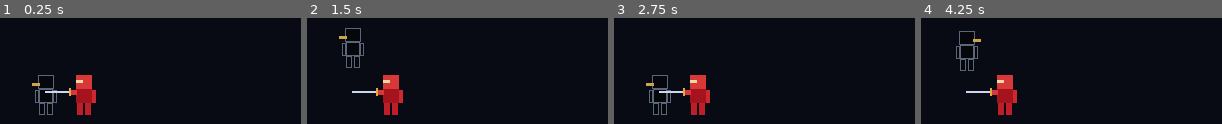
Above: before the commit, frames 1-4 (left to right).
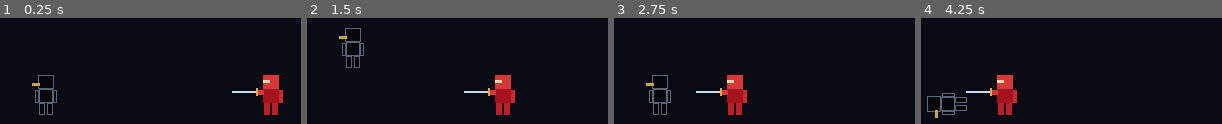
Above: after the commit, the same moments.

Repository: selymax79/Moonfall-Dojo
Game: Godot game, scene res://scenes/main.tscn
The game is run twice, just before and just after one commit, with the same random seed, the same clock (stepped at 60 frames per second) and the same inputs.
Inputs:
- Up to frame 1 (0.25 s): no input
- Up to frame 2 (1.5 s): hold Right (turn_right) 0.53-1.28 s; hold Down (duck) 0.53-1.28 s; tap Up (jump) at 0.77, 1.07 s; tap X (kick) at 0.8, 1.35 s; hold Left (turn_left) from 1.28 s (still down)
- Up to frame 3 (2.75 s): tap Up (jump) at 1.52, 1.82, 2.3 s; tap Z (punch) at 1.55 s; release Left (turn_left) at 2.03 s; hold Right (turn_right) from 2.03 s (still down); hold Z (punch) from 2.03 s (still down)
- Up to frame 4 (4.25 s): release Z (punch) at 2.78 s; tap Up (jump) at 2.85, 3.02, 3.32, 3.77, 4.07 s; tap Down (duck) at 3.05 s; release Right (turn_right) at 3.53 s; hold Left (turn_left) from 3.53 s (still down); hold Down (duck) from 3.53 s (still down); tap X (kick) at 3.8 s

The runs differ from the first frame. In frame 1, 4.6% of the frame differs, in the area x 14-95%, y 53-92%; in frame 2, 4.6%; in frame 3, 4.5%; in frame 4, 1.6%.

Commit message:
Add Red Assassin combat and player death

Diff:
--- a/scenes/main.tscn
+++ b/scenes/main.tscn
@@ -1,12 +1,14 @@
-[gd_scene load_steps=3 format=3]
+[gd_scene load_steps=4 format=3]
 
 [ext_resource type="PackedScene" path="res://scenes/player.tscn" id="1_player"]
 [ext_resource type="PackedScene" path="res://scenes/red_assassin.tscn" id="2_enemy"]
+[ext_resource type="Script" path="res://scripts/main.gd" id="3_main"]
 
 [node name="Main" type="Node2D"]
+script = ExtResource("3_main")
 
 [node name="Player" parent="." instance=ExtResource("1_player")]
 position = Vector2(320, 300)
 
 [node name="RedAssassin" parent="." instance=ExtResource("2_enemy")]
-position = Vector2(358, 300)
+position = Vector2(560, 300)
--- a/scenes/player.tscn
+++ b/scenes/player.tscn
@@ -8,8 +8,21 @@
 [sub_resource type="RectangleShape2D" id="KickShape"]
 size = Vector2(32, 6)
 
+[sub_resource type="RectangleShape2D" id="BodyShape"]
+resource_local_to_scene = true
+size = Vector2(16, 40)
+
 [node name="Player" type="Node2D"]
 script = ExtResource("1_player")
+
+[node name="Hurtbox" type="Area2D" parent="."]
+collision_layer = 4
+collision_mask = 0
+monitoring = false
+
+[node name="Body" type="CollisionShape2D" parent="Hurtbox"]
+position = Vector2(0, -20)
+shape = SubResource("BodyShape")
 
 [node name="AttackShapes" type="Area2D" parent="."]
 collision_layer = 0
--- a/scenes/red_assassin.tscn
+++ b/scenes/red_assassin.tscn
@@ -1,9 +1,12 @@
-[gd_scene load_steps=3 format=3]
+[gd_scene load_steps=4 format=3]
 
 [ext_resource type="Script" path="res://scripts/red_assassin.gd" id="1"]
 
 [sub_resource type="RectangleShape2D" id="Body"]
 size = Vector2(16, 40)
+
+[sub_resource type="RectangleShape2D" id="BladeShape"]
+size = Vector2(26, 2)
 
 [node name="RedAssassin" type="Area2D"]
 collision_layer = 2
@@ -39,14 +42,27 @@
 color = Color(0.95, 0.85, 0.65, 1)
 polygon = PackedVector2Array(-8, -35, -1, -35, -1, -32, -8, -32)
 
-[node name="SwordArm" type="Polygon2D" parent="."]
+[node name="Sword" type="Node2D" parent="."]
+
+[node name="Attack" type="Area2D" parent="Sword"]
+collision_layer = 0
+collision_mask = 0
+monitoring = false
+monitorable = false
+
+[node name="BladeShape" type="CollisionShape2D" parent="Sword/Attack"]
+position = Vector2(-26, -23)
+shape = SubResource("BladeShape")
+disabled = true
+
+[node name="SwordArm" type="Polygon2D" parent="Sword"]
 color = Color(0.85, 0.22, 0.22, 1)
 polygon = PackedVector2Array(-13, -25, -7, -25, -7, -20, -13, -20)
 
-[node name="Blade" type="Polygon2D" parent="."]
+[node name="Blade" type="Polygon2D" parent="Sword"]
 color = Color(0.8, 0.85, 0.95, 1)
 polygon = PackedVector2Array(-39, -24, -13, -24, -13, -22, -39, -22)
 
-[node name="Guard" type="Polygon2D" parent="."]
+[node name="Guard" type="Polygon2D" parent="Sword"]
 color = Color(0.9, 0.65, 0.25, 1)
 polygon = PackedVector2Array(-15, -27, -13, -27, -13, -19, -15, -19)
--- /dev/null
+++ b/scripts/main.gd
@@ -0,0 +1,15 @@
+extends Node2D
+
+@onready var player = $Player
+@onready var assassin = $RedAssassin
+
+
+func _physics_process(delta: float) -> void:
+	player.advance_tick(delta)
+	if not is_instance_valid(assassin):
+		return
+	assassin.advance_tick(delta, player.position.x, player.is_dead)
+	# Player hits always resolve first, including simultaneous valid strikes.
+	player.resolve_attack(assassin)
+	if not assassin.is_dead:
+		assassin.resolve_attack(player)
--- a/scripts/player.gd
+++ b/scripts/player.gd
@@ -5,14 +5,15 @@
 const PUNCH_HOLD_DURATION: float = 0.08
 const PUNCH_RECOVERY_DURATION: float = 0.16
 const KICK_EXTENSION_DURATION: float = 0.08
-const KICK_HOLD_DURATION: float = 0.10
-const KICK_RECOVERY_DURATION: float = 0.22
+const KICK_HOLD_DURATION: float = 0.16
+const KICK_RECOVERY_DURATION: float = 0.16
 const DUCK_CROUCH_DURATION: float = 0.08
 const DUCK_HOLD_DURATION: float = 0.20
 const DUCK_RECOVERY_DURATION: float = 0.17
 const DUCK_HEIGHT_SCALE: float = 0.45
 const JUMP_DURATION: float = 0.60
 const JUMP_HEIGHT: float = 55.0
+const DEATH_DURATION: float = 0.40
 const PUNCH_EXTENDED_SCALE: float = 1.5
 const KICK_EXTENDED_SCALE: float = 8.0 / 3.0
 
@@ -22,6 +23,14 @@
 var turn_progress: float = 1.0
 var current_action: Action = Action.NONE
 var action_elapsed: float = 0.0
+var is_dead: bool = false
+var death_elapsed: float = 0.0
+var death_start_position: Vector2
+var death_start_scale: Vector2
+var death_arm_rotation: float
+var death_arm_scale: Vector2
+var death_leg_rotation: float
+var death_leg_scale: Vector2
 
 @onready var visuals: Node2D = $Visuals
 @onready var standing_visual_position: Vector2 = visuals.position
@@ -29,11 +38,12 @@
 @onready var kick_leg: Node2D = $Visuals/KickLeg
 @onready var punch_shape: CollisionShape2D = $AttackShapes/Punch
 @onready var kick_shape: CollisionShape2D = $AttackShapes/Kick
+@onready var hurtbox: CollisionShape2D = $Hurtbox/Body
 
 
 func _unhandled_input(event: InputEvent) -> void:
 	# Discard inputs during the committed action; nothing is buffered.
-	if current_action != Action.NONE or event.is_echo():
+	if is_dead or current_action != Action.NONE or event.is_echo():
 		return
 	if event.is_action_pressed("punch"):
 		start_action(Action.PUNCH)
@@ -49,7 +59,17 @@
 		target_direction = 1.0
 
 
-func _physics_process(delta: float) -> void:
+func advance_tick(delta: float) -> void:
+	if is_dead:
+		update_death(delta)
+		return
+	update_living_pose(delta)
+	# Keep the core body aligned with the visible jump/crouch, but not turn squashing.
+	hurtbox.position = visuals.position + Vector2(0.0, -20.0 * visuals.scale.y)
+	hurtbox.shape.size = Vector2(16.0, 40.0 * visuals.scale.y)
+
+
+func update_living_pose(delta: float) -> void:
 	if current_action != Action.NONE:
 		update_action(delta)
 		return
@@ -62,6 +82,8 @@
 
 
 func start_action(action: Action) -> void:
+	if is_dead:
+		return
 	# A committed action completes a reversible turn in its requested direction.
 	turn_progress = target_direction
 	visuals.scale.x = target_direction
@@ -107,8 +129,6 @@
 		# Visuals mirrors the animated limb when facing left.
 		limb.rotation = -PI / 2.0 * extension
 		limb.scale.y = lerpf(1.0, extended_scale, extension)
-	if (current_action == Action.PUNCH or current_action == Action.KICK) and action_elapsed >= extension_duration and action_elapsed < extension_duration + hold_duration:
-		check_attack_hits(punch_shape if current_action == Action.PUNCH else kick_shape)
 	if action_elapsed >= duration or is_equal_approx(action_elapsed, duration):
 		if current_action == Action.DUCK:
 			visuals.scale.y = 1.0
@@ -118,20 +138,58 @@
 		current_action = Action.NONE
 
 
-func check_attack_hits(attack_shape: CollisionShape2D) -> void:
-	# Query only enemy hurtboxes. Facing mirrors the offset, not the shape's size.
-	var query := PhysicsShapeQueryParameters2D.new()
-	query.shape = attack_shape.shape
+func resolve_attack(enemy: Area2D) -> void:
+	if is_dead or enemy.is_dead:
+		return
+	var attack_shape: CollisionShape2D
+	var active_start: float
+	var active_end: float
+	if current_action == Action.PUNCH:
+		attack_shape = punch_shape
+		active_start = PUNCH_EXTENSION_DURATION
+		active_end = active_start + PUNCH_HOLD_DURATION
+	elif current_action == Action.KICK:
+		attack_shape = kick_shape
+		active_start = KICK_EXTENSION_DURATION
+		active_end = active_start + KICK_HOLD_DURATION
+	else:
+		return
+	if action_elapsed < active_start or action_elapsed >= active_end:
+		return
+	# Compare current transforms directly; no physics-server overlap cache lag.
 	var offset := attack_shape.position
 	offset.x *= target_direction
-	query.transform = Transform2D(0.0, to_global(offset))
-	query.collision_mask = 2
-	query.collide_with_areas = true
-	query.collide_with_bodies = false
-	for overlap in get_world_2d().direct_space_state.intersect_shape(query):
-		var hurtbox = overlap["collider"]
-		if hurtbox.has_method("receive_hit"):
-			hurtbox.receive_hit()
+	var attack_transform := Transform2D(0.0, to_global(offset))
+	var enemy_body: CollisionShape2D = enemy.get_node("Hurtbox")
+	if attack_shape.shape.collide(attack_transform, enemy_body.shape, enemy_body.global_transform):
+		enemy.receive_hit()
+
+
+func receive_hit() -> void:
+	if is_dead:
+		return
+	is_dead = true
+	current_action = Action.NONE
+	death_start_position = visuals.position
+	death_start_scale = visuals.scale
+	death_arm_rotation = punch_arm.rotation
+	death_arm_scale = punch_arm.scale
+	death_leg_rotation = kick_leg.rotation
+	death_leg_scale = kick_leg.scale
+
+
+func update_death(delta: float) -> void:
+	death_elapsed = minf(death_elapsed + delta, DEATH_DURATION)
+	var progress: float = death_elapsed / DEATH_DURATION
+	var eased: float = progress * progress * (3.0 - 2.0 * progress)
+	# Fall away from the right-side attacker. Keep the silhouette above the floor.
+	visuals.position = death_start_position.lerp(standing_visual_position + Vector2(0, -11), eased)
+	visuals.scale = death_start_scale.lerp(Vector2(1, 1), eased)
+	visuals.rotation = -PI / 2.0 * eased
+	punch_arm.rotation = lerpf(death_arm_rotation, 0.0, eased)
+	punch_arm.scale = death_arm_scale.lerp(Vector2.ONE, eased)
+	kick_leg.rotation = lerpf(death_leg_rotation, 0.0, eased)
+	kick_leg.scale = death_leg_scale.lerp(Vector2.ONE, eased)
 
 
 func update_jump(delta: float) -> void:
--- a/scripts/red_assassin.gd
+++ b/scripts/red_assassin.gd
@@ -1,6 +1,86 @@
 extends Area2D
 
+const APPROACH_SPEED: float = 60.0
+const ATTACK_DISTANCE: float = 38.0
+const WINDUP_DURATION: float = 0.35
+const STRIKE_DURATION: float = 0.20
+const THRUST_DURATION: float = 0.168
+const SWORD_DRAW_BACK: float = 24.0
+const SWORD_THRUST_END: float = -4.0
+const RECOVERY_DURATION: float = 0.25
+const RETRY_DELAY: float = 0.40
+const WINDUP_DISTANCE: float = APPROACH_SPEED * WINDUP_DURATION
+
+enum Phase { APPROACH, WINDUP, STRIKE, RECOVERY, WAIT }
+var phase: Phase = Phase.APPROACH
+var phase_elapsed: float = 0.0
+var is_dead: bool = false
+
+@onready var sword: Node2D = $Sword
+@onready var blade_shape: CollisionShape2D = $Sword/Attack/BladeShape
+
+
+func advance_tick(delta: float, player_x: float, player_dead: bool) -> void:
+	if is_dead:
+		return
+	var strike_x: float = player_x + ATTACK_DISTANCE
+	var remaining: float = delta
+	# Carry unused time across phase boundaries so movement/timing do not depend on rounding.
+	if phase == Phase.APPROACH:
+		var travel_time: float = maxf(0.0, position.x - strike_x - WINDUP_DISTANCE) / APPROACH_SPEED
+		var step: float = minf(remaining, travel_time)
+		position.x -= APPROACH_SPEED * step
+		remaining -= step
+		if step < travel_time:
+			return
+		phase = Phase.WINDUP
+		phase_elapsed = 0.0
+	while remaining > 0.0:
+		if phase == Phase.WAIT and player_dead:
+			break
+		var duration: float = WINDUP_DURATION
+		match phase:
+			Phase.STRIKE: duration = STRIKE_DURATION
+			Phase.RECOVERY: duration = RECOVERY_DURATION
+			Phase.WAIT: duration = RETRY_DELAY
+		var step: float = minf(remaining, duration - phase_elapsed)
+		phase_elapsed += step
+		remaining -= step
+		if phase == Phase.WINDUP:
+			position.x = move_toward(position.x, strike_x, APPROACH_SPEED * step)
+		if phase_elapsed < duration and not is_equal_approx(phase_elapsed, duration):
+			break
+		phase_elapsed = 0.0
+		match phase:
+			Phase.WINDUP:
+				position.x = strike_x
+				phase = Phase.STRIKE
+			Phase.STRIKE: phase = Phase.RECOVERY
+			Phase.RECOVERY: phase = Phase.WAIT
+			Phase.WAIT: phase = Phase.WINDUP
+	update_sword_pose()
+
+
+func update_sword_pose() -> void:
+	match phase:
+		Phase.WINDUP:
+			sword.position.x = lerpf(0.0, SWORD_DRAW_BACK, phase_elapsed / WINDUP_DURATION)
+		Phase.STRIKE:
+			sword.position.x = lerpf(SWORD_DRAW_BACK, SWORD_THRUST_END, minf(phase_elapsed / THRUST_DURATION, 1.0))
+		Phase.RECOVERY:
+			sword.position.x = lerpf(SWORD_THRUST_END, 0.0, phase_elapsed / RECOVERY_DURATION)
+		_:
+			sword.position.x = 0.0
+
+
+func resolve_attack(player: Node2D) -> void:
+	if is_dead or player.is_dead or phase != Phase.STRIKE:
+		return
+	if blade_shape.shape.collide(blade_shape.global_transform, player.hurtbox.shape, player.hurtbox.global_transform):
+		player.receive_hit()
 
 func receive_hit() -> void:
-	if not is_queued_for_deletion():
-		queue_free()
+	if is_dead:
+		return
+	is_dead = true
+	queue_free()
Not shown: 1 places in scenes/player.tscn that only renumber resources
